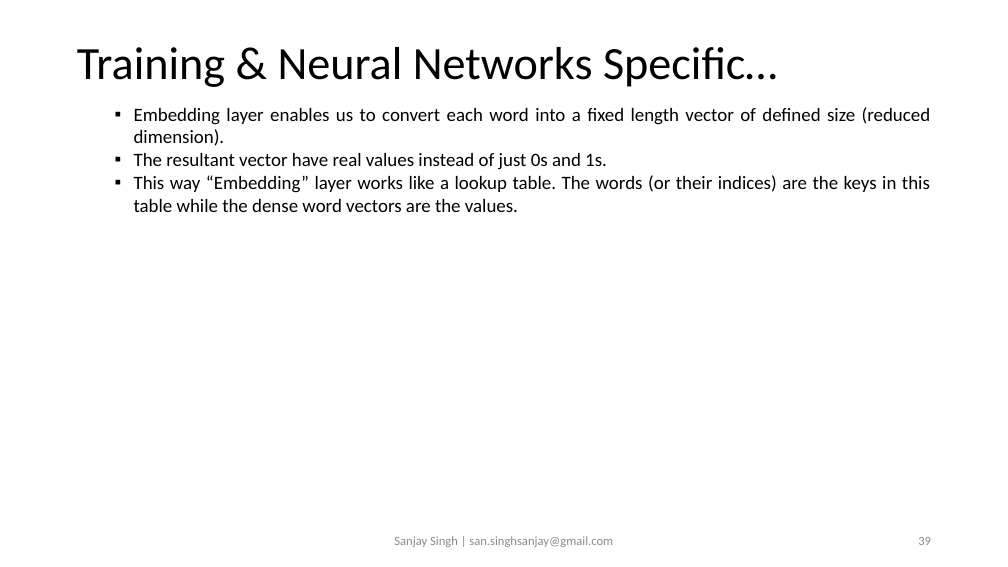
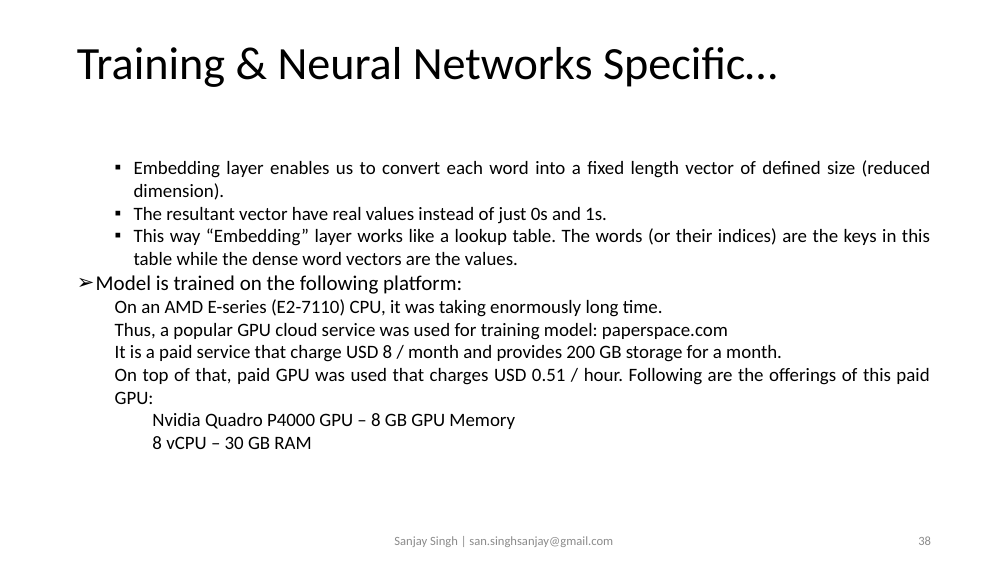
Before and after one commit to sansinghsanjay/Flickr8k_ImageCaptioning_AttentionMechanism, a slide deck: slide 38 of readme.pptx (slide 39 before the commit). Drawn at 1008x567 pixels with LibreOffice and Linux fonts; fonts in the diff are those of the drawing. Boxes give left, top, right and bottom in pixels: in the first picture for what was removed or moved away, otherwise in the second. Text is boxed around its words. In the diff, an @@ line names an element or a change of style, - is before the commit and + after.

```diff
--- a/readme.pptx
+++ b/readme.pptx
@@ text "Embedding layer enables us to ..." at box(96, 160, 931, 449): vertical alignment top to middle @@
@@ text at box(96, 275, 929, 449): paragraphs added @@
+➢ Model is trained on the following platform:
+  On an AMD E-series (E2-7110) CPU, it was taking enormously long time.
+  Thus, a popular GPU cloud service was used for training model: paperspace.com
+  It is a paid service that charge USD 8 / month and provides 200 GB storage for a month.
+  On top of that, paid GPU was used that charges USD 0.51 / hour. Following are the offerings of this paid GPU:
+    Nvidia Quadro P4000 GPU – 8 GB GPU Memory
+    8 vCPU – 30 GB RAM
```
Also in this commit, not shown: 7 other slides changed, 1 slide added, 1 slide removed, 7 other files.
